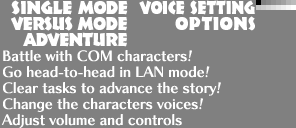
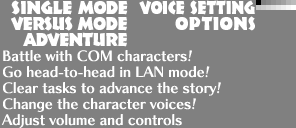
Comparing the layer stacks of the two 296x128 images. Changes:
painted on "Battle with COM characters! Go head-to-head in LAN mode! Clear" over [145,98,203,110]
